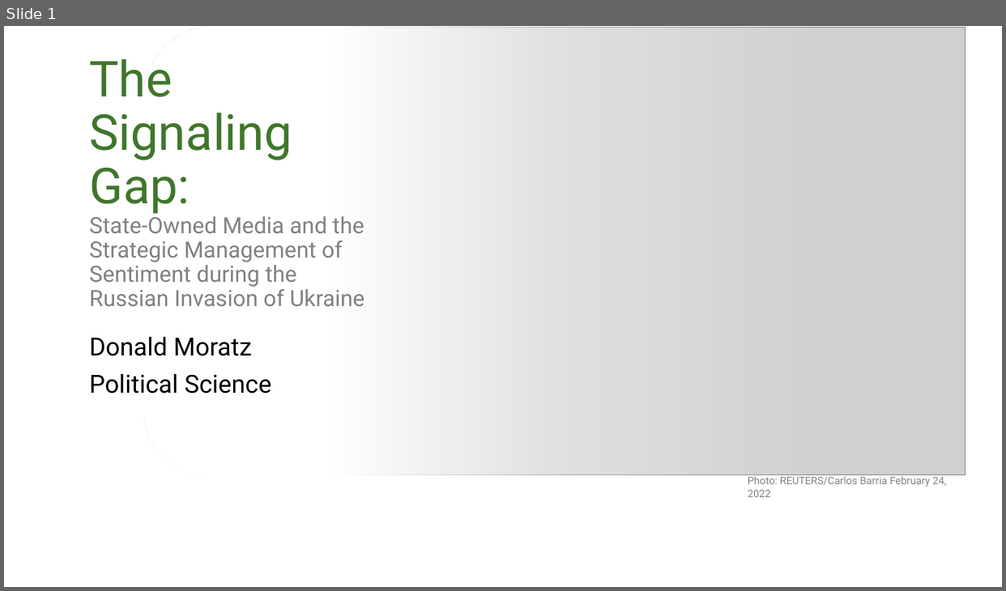
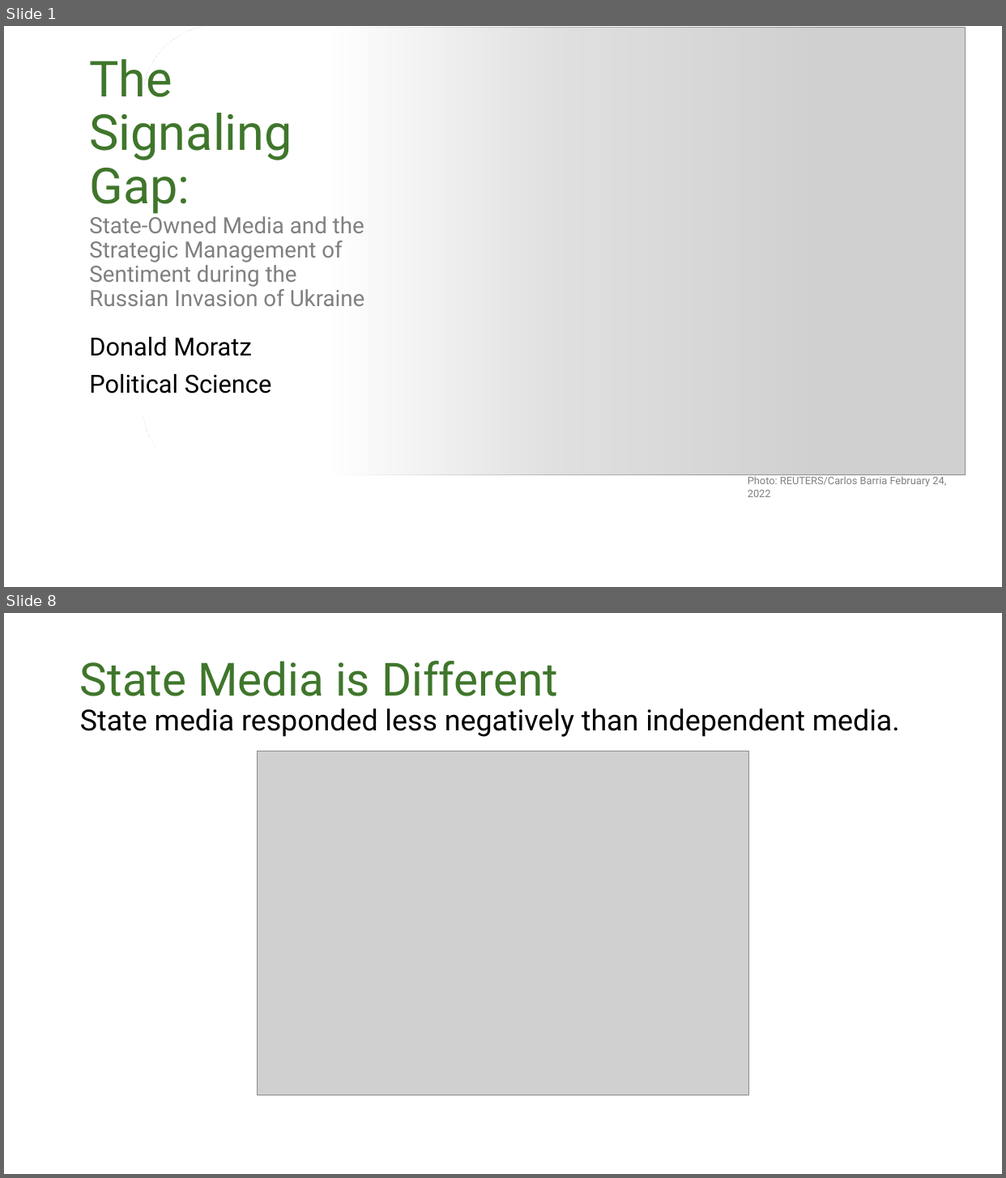
Before and after one commit to dmoratz/russia_sentiment_paper, a slide deck: writing/presentations/moratz_pgt.pptx. Shown one above the other, each under a label of ours: slide 1 before the commit, slides 1 and 8 after it; the slides between them are not shown. The pictures are 1006x591 and 1006x1178 pixels, drawn with LibreOffice and Linux fonts; fonts in the diff are those of the drawing; grey boxes stand for pictures; background and template pictures are left out. Boxes give left, top, right and bottom in pixels: in the first picture for what was removed or moved away, otherwise in the second. Text is boxed around its words. In the diff, an @@ line names an element or a change of style, - is before the commit and + after.

Commit message:
Updates to slides, adding presentation figures to scripts

```diff
--- a/writing/presentations/moratz_pgt.pptx
+++ b/writing/presentations/moratz_pgt.pptx
@@ slide 8 added at box(4, 613, 1002, 1174), background picture (left out) @@
@@ title added at box(80, 661, 900, 737), 27.9 pt, text #000000 @@
+State Media is Different
+State media responded less negatively than independent media.
@@ picture added at box(257, 751, 749, 1095) @@
```
Also in this commit, not shown: 2 slides changed, 8 other slides added, 8 other files.
